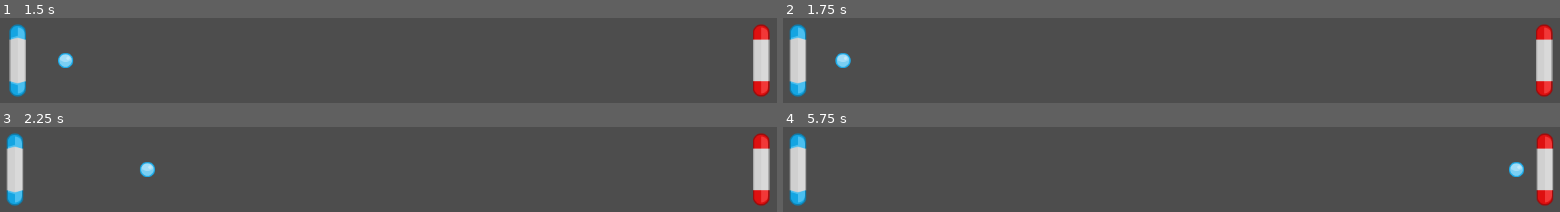
Above: before the commit, frames 1-4 (two rows, left to right).
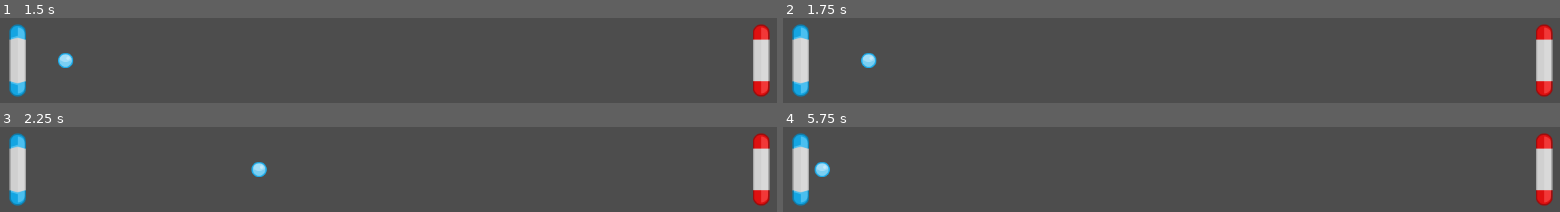
Above: after the commit, the same moments.

Repository: XCarCedo/Pong
Game: Godot game, scene res://Scenes/Game.tscn
Same seed, same stepped clock (60 frames per second), same inputs: the game is played once before the commit and once after it. The project has no main scene, so this scene is started directly.
Inputs:
- Up to frame 1 (1.5 s): tap Enter at 0.5 s; hold Space (shoot_ball) 0.53-1.28 s; tap Space (shoot_ball) at 1.35 s
- Up to frame 2 (1.75 s): no input
- Up to frame 3 (2.25 s): hold Space (shoot_ball) from 2.03 s (still down)
- Up to frame 4 (5.75 s): release Space (shoot_ball) at 2.78 s; tap Space (shoot_ball) at 2.85, 4.35 s; hold Space (shoot_ball) 3.53-4.28 s; hold Space (shoot_ball) from 5.03 s (still down)

Frame 1 is identical in both runs. In frame 2, 1.8% of the frame differs, in the area x 0-13%, y 7-93%; in frame 3, 1.8%; in frame 4, 2.2%, in the area x 0-100%, y 7-93%.

Commit message:
Changed paddle body from CharacterBody2D to StaticBody2D to interact better with ball

Diff:
--- a/Scenes/Paddle.tscn
+++ b/Scenes/Paddle.tscn
@@ -7,7 +7,7 @@
 radius = 12.0
 height = 104.0
 
-[node name="Paddle" type="CharacterBody2D"]
+[node name="Paddle" type="StaticBody2D"]
 script = ExtResource("1_ndgc7")
 
 [node name="Sprite2D" type="Sprite2D" parent="."]
--- a/Scripts/Paddle.gd
+++ b/Scripts/Paddle.gd
@@ -1,4 +1,4 @@
-extends CharacterBody2D
+extends StaticBody2D
 
 enum PaddleSide{
 	player1,
@@ -7,7 +7,7 @@
 
 @export var win_area: Area2D
 @export var paddle_side: PaddleSide = PaddleSide.player1
-@export var speed:int = 400
+@export var speed:int = 10
 var score: int = 0
 var paddle_textures: Dictionary = {
 	PaddleSide.player1:preload("res://Assets/Game/paddleBlue.png"),
@@ -22,17 +22,15 @@
 func _physics_process(delta):
 	if paddle_side == PaddleSide.player1:
 		if Input.get_action_strength("p1_up"):
-			velocity.y -= speed
+			position.y -= speed
 		elif Input.get_action_strength("p1_down"):
-			velocity.y += speed
+			position.y += speed
 	elif paddle_side == PaddleSide.player2:
 		if Input.get_action_strength("p2_up"):
-			velocity.y -= speed
+			position.y -= speed
 		elif Input.get_action_strength("p2_down"):
-			velocity.y += speed
+			position.y += speed
 
-	move_and_slide()
-	velocity.y = 0
 
 func _on_body_entered_win_area(body: PhysicsBody2D):
 	if body.name.to_lower() == "ball":
